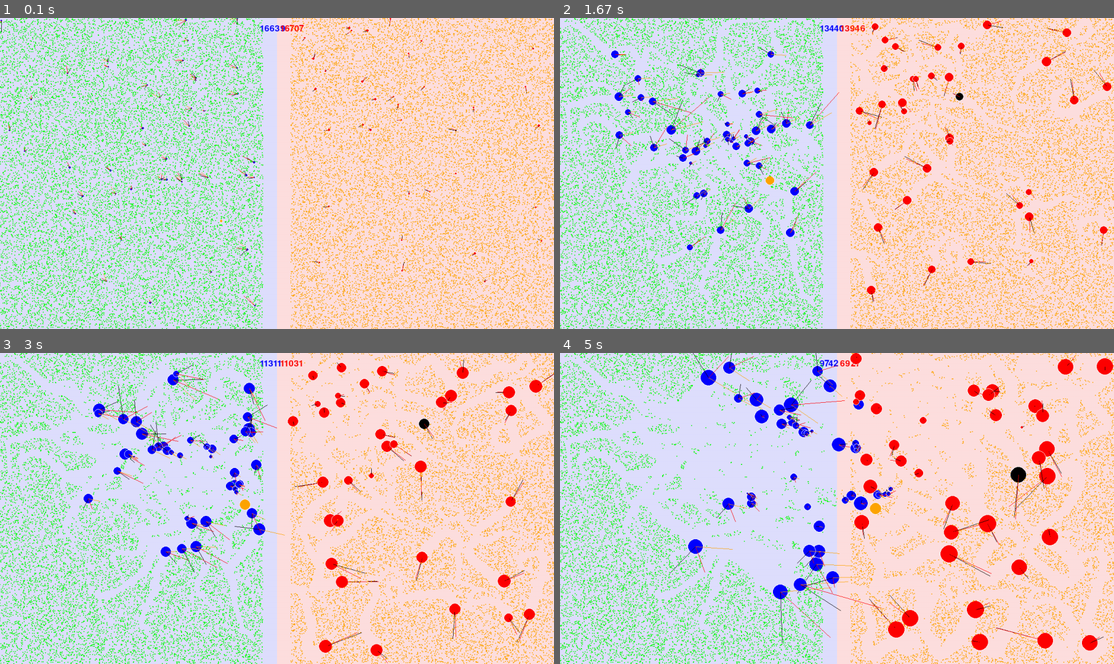
Above: before the commit, frames 1-4 (two rows, left to right).
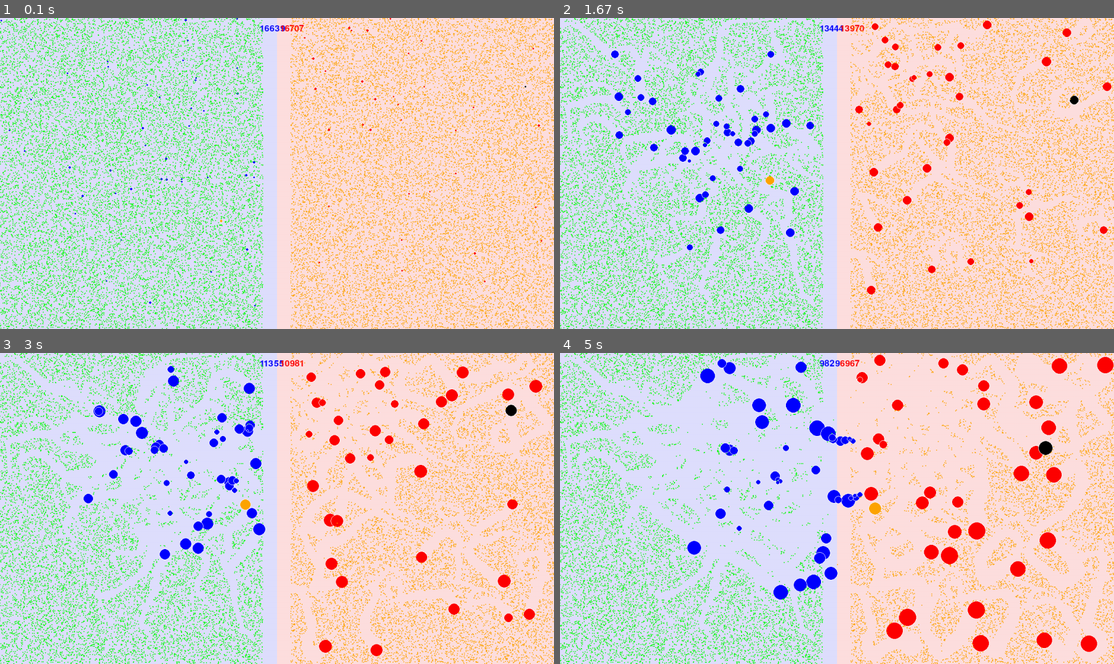
Above: after the commit, the same moments.

Repository: TOEGENT/pygame_project
Game: pygame game, started from main.py
Same seed, same stepped clock (60 frames per second), same inputs: the game is played once before the commit and once after it.
Inputs (mouse positions are in pixels of both pictures, inside the frame that each line leads up to):
- Up to frame 1 (0.1 s): no input
- Up to frame 2 (1.67 s): move the mouse to (814, 185) at 0.37 s; move the mouse to (704, 176) at 0.87 s; move the mouse to (920, 64) at 1.37 s
- Up to frame 3 (3 s): move the mouse to (288, 402) at 1.87 s; move the mouse to (282, 539) at 2.43 s; move the mouse to (421, 558) at 2.93 s
- Up to frame 4 (5 s): move the mouse to (981, 480) at 3.43 s; move the mouse to (1036, 483) at 3.93 s; move the mouse to (1030, 570) at 4.6 s

The runs differ from the first frame. In frame 1, 0.4% of the frame differs, in the area x 0-98%, y 0-93%; in frame 2, 2.3%; in frame 3, 4.9%; in frame 4, 8.8%, in the area x 12-100%, y 0-98%.

Commit message:
закомментировал неныжный код

Diff:
--- a/main.py
+++ b/main.py
@@ -62,18 +62,17 @@
         pygame.draw.circle(screen,config.COLOR_WHITE, ball.pos,ball.radius+1,1)
 
         #pygame.draw.circle(screen,ball.color, ball.pos,ball.radius*config.BALL_VIEW_FACTOR,2)
-        for intent in ball.smooth_intents:
-            intent_pos = ball.pos[0]+intent.pos[0]*ball.speed, ball.pos[1]+intent.pos[1]*ball.speed
-            pygame.draw.line(screen,intent.color,ball.pos,intent_pos,1)
+       # for intent in ball.smooth_intents:
+            #intent_pos = ball.pos[0]+intent.pos[0]*ball.speed, ball.pos[1]+intent.pos[1]*ball.speed
+            #pygame.draw.line(screen,intent.color,ball.pos,intent_pos,1)
 
-        if ball.smooth_total_intent.color:
-            total_intent_pos = (ball.pos[0]+ball.smooth_total_intent.pos[0]*ball.speed,
-                         ball.pos[1]+ball.smooth_total_intent.pos[1]*ball.speed)
-            pygame.draw.line(screen,ball.smooth_total_intent.color,ball.pos,total_intent_pos,1)
+        #if ball.smooth_total_intent.color:
+            #total_intent_pos = (ball.pos[0]+ball.smooth_total_intent.pos[0]*ball.speed,
+                        # ball.pos[1]+ball.smooth_total_intent.pos[1]*ball.speed)
+            #pygame.draw.line(screen,ball.smooth_total_intent.color,ball.pos,total_intent_pos,1)
 
 
     for food in game.foods:
         pygame.draw.circle(screen,food.color, food.pos,food.radius)
 
-
     pygame.display.flip()
